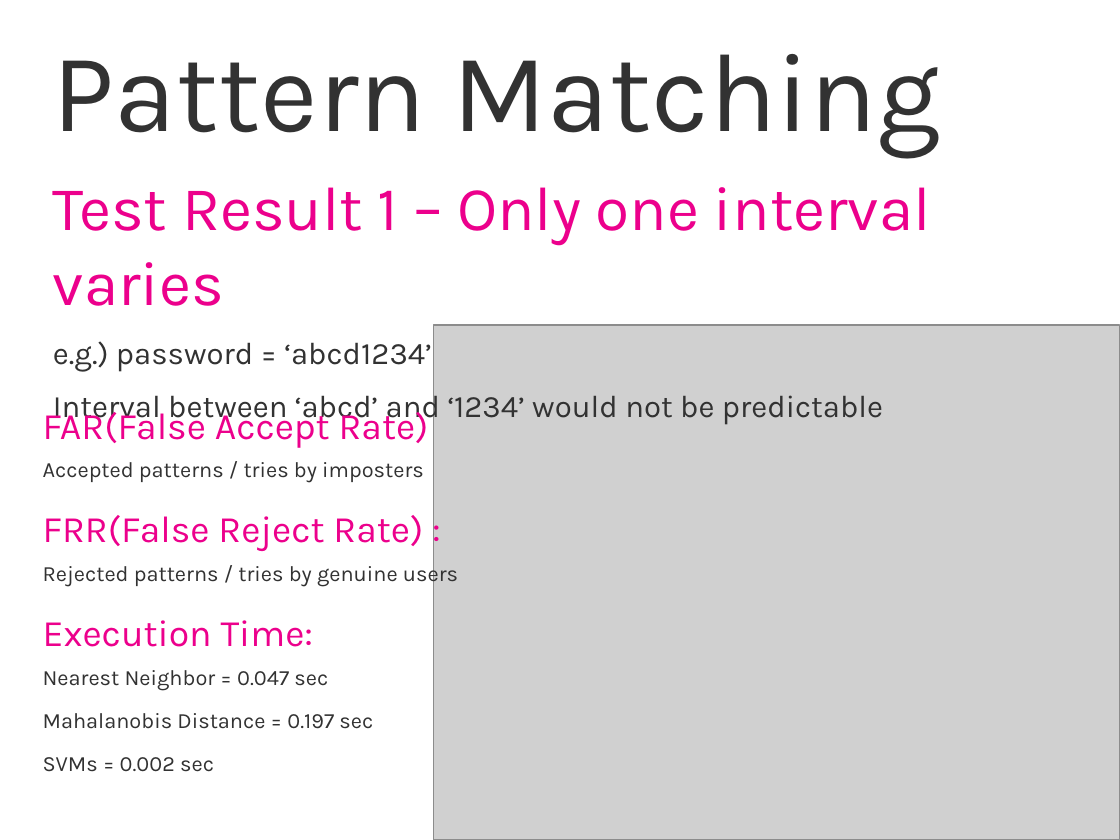
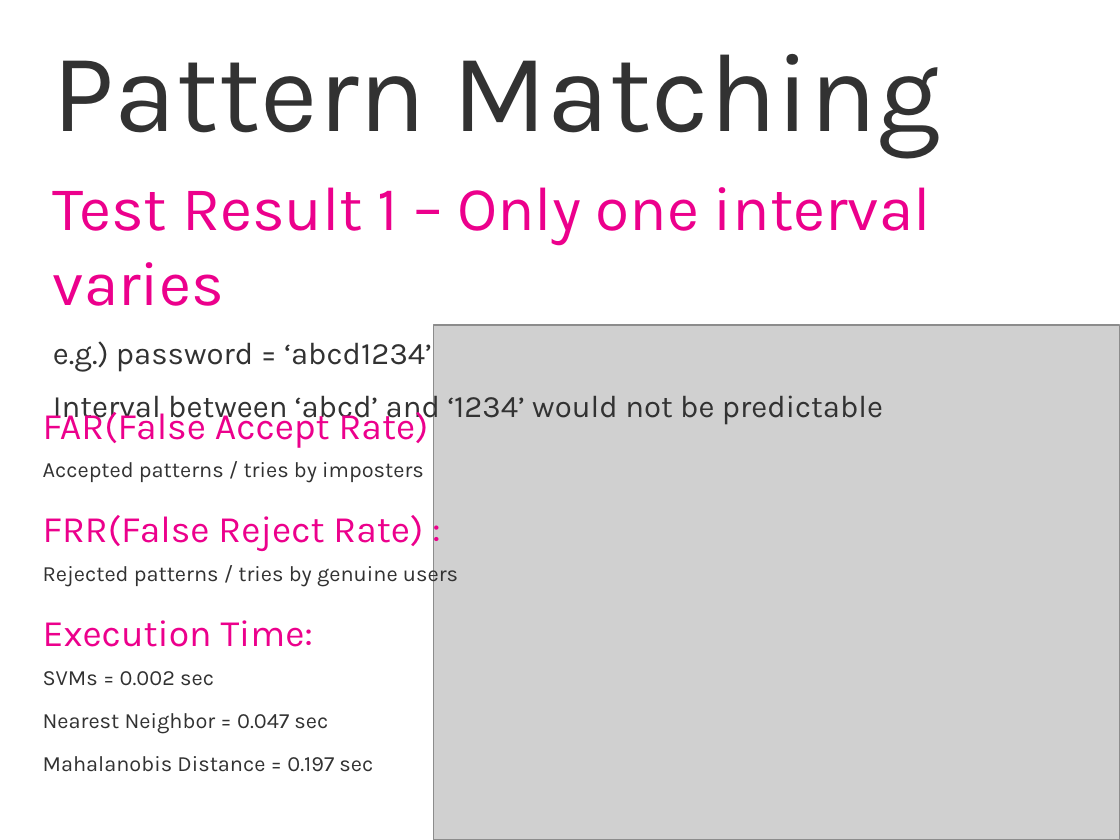
Before and after one commit to swift-fox/ksd-auth, a slide deck: slide 10 of ksd-auth.pptx (slide 11 before the commit). Drawn at 1120x840 pixels with LibreOffice and Linux fonts; fonts in the diff are those of the drawing; grey boxes stand for pictures; background and template pictures are left out. Boxes give left, top, right and bottom in pixels: in the first picture for what was removed or moved away, otherwise in the second. Text is boxed around its words. In the diff, an @@ line names an element or a change of style, - is before the commit and + after.

```diff
--- a/ksd-auth.pptx
+++ b/ksd-auth.pptx
@@ text at [43,671,214,686]: paragraph added @@
+  SVMs = 0.002 sec
@@ text at [43,757,214,772]: paragraph removed @@
-  SVMs = 0.002 sec
```
Also in this commit, not shown: 4 other slides changed, 1 slide removed.
